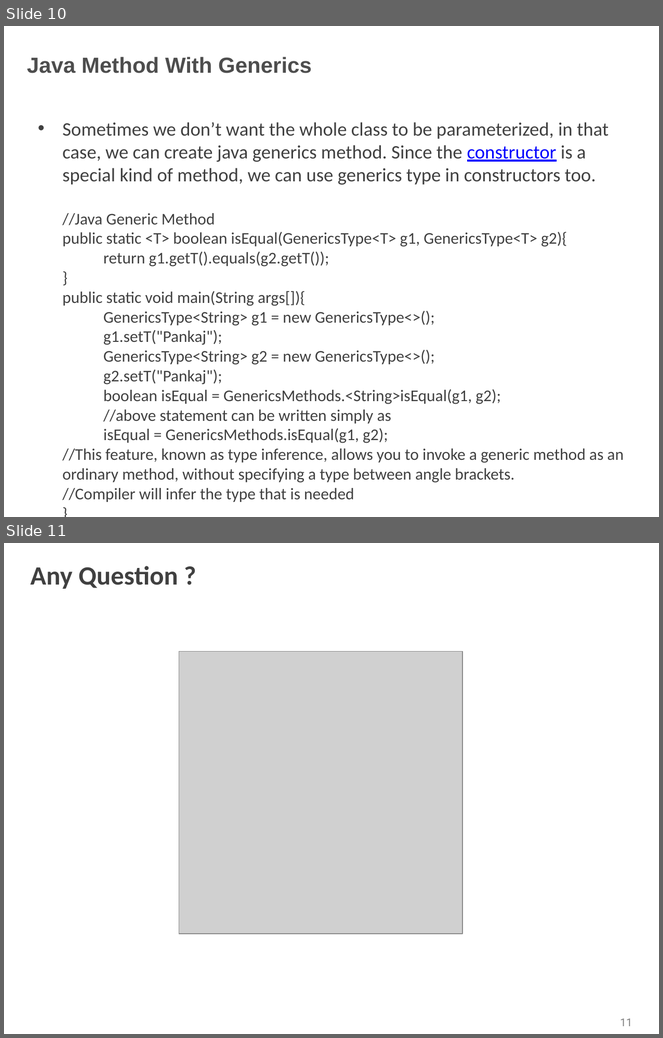
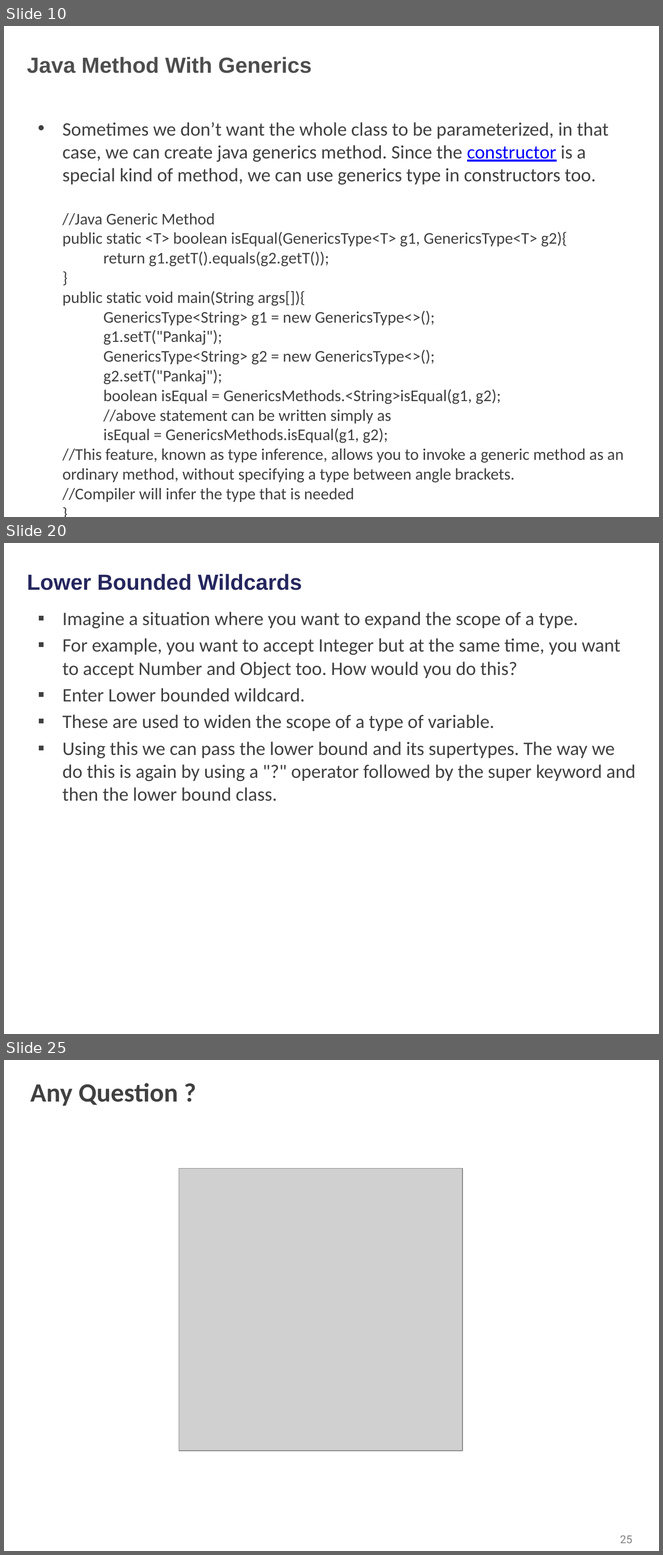
Before and after one commit to shalini06mittal/NCPIWS, a slide deck: ppt/Generics_Refresher.pptx. Shown one above the other, each under a label of ours: slides 10 and 11 before the commit, slides 10, 20 and 25 after it; the slides between them are not shown. The pictures are 663x1038 and 663x1555 pixels, drawn with LibreOffice and Linux fonts; fonts in the diff are those of the drawing; grey boxes stand for pictures; background and template pictures are left out. Boxes give left, top, right and bottom in pixels: in the first picture for what was removed or moved away, otherwise in the second. Text is boxed around its words. In the diff, an @@ line names an element or a change of style, - is before the commit and + after.

```diff
--- a/ppt/Generics_Refresher.pptx
+++ b/ppt/Generics_Refresher.pptx
@@ slide 20 added at [4,543,659,1034], background picture (left out) @@
@@ title added at [27,574,302,590], 24 pt, text #25265E, bold @@
+Lower Bounded Wildcards
@@ text added at [62,612,636,801], 21 pt, text #404040 @@
+▪ Imagine a situation where you want to expand the scope of a type.
+▪ For example, you want to accept Integer but at the same time, you want to accept Number and Object too. How would you do this?
+▪ Enter Lower bounded wildcard.
+▪ These are used to widen the scope of a type of variable.
+▪ Using this we can pass the lower bound and its supertypes. The way we do this is again by using a "?" operator followed by the super keyword and then the lower bound class.
@@ what was slide 11 is now slide 25 @@
@@ page number at [620,1536,633,1544]: text changed @@
-11
+25
```
Also in this commit, not shown: 13 other slides added, 5 other files.
